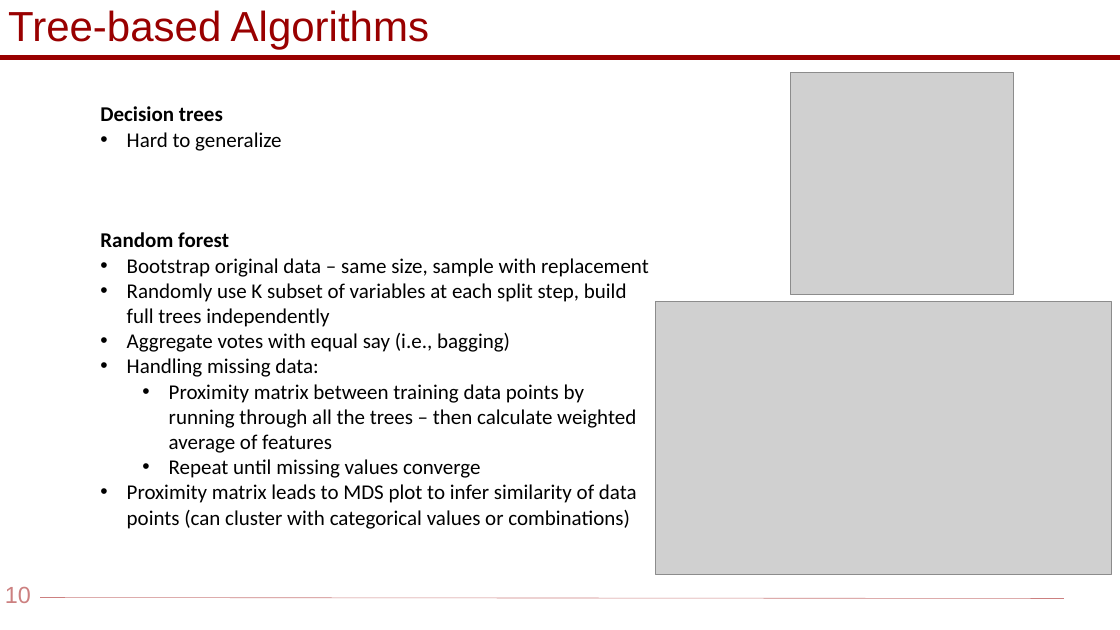
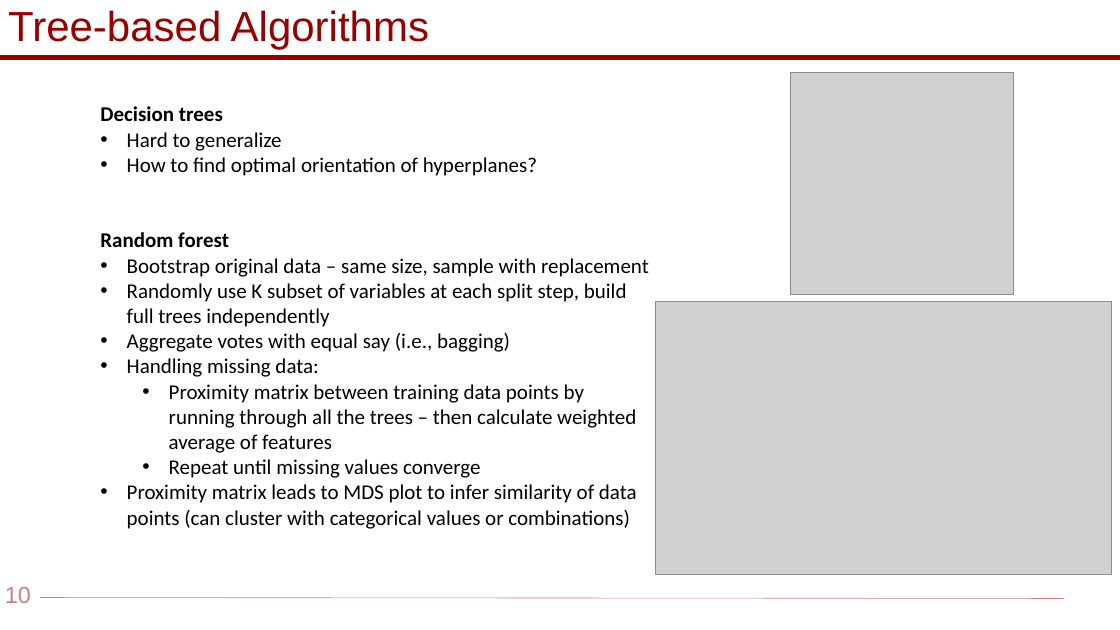
Before and after one commit to rsyamil/latent-space-xgboost, a slide deck: slide 10 of Trees.pptx. Drawn at 1120x630 pixels with LibreOffice and Linux fonts; fonts in the diff are those of the drawing; grey boxes stand for pictures; background and template pictures are left out. Boxes give left, top, right and bottom in pixels: in the first picture for what was removed or moved away, otherwise in the second. Text is boxed around its words. In the diff, an @@ line names an element or a change of style, - is before the commit and + after.

```diff
--- a/Trees.pptx
+++ b/Trees.pptx
@@ text at bbox=[127, 157, 537, 176]: paragraph added @@
+  • How to find optimal orientation of hyperplanes?
```
Also in this commit, not shown: 3 other slides changed, 8 slides added, 1 slide removed, 1 other file.
